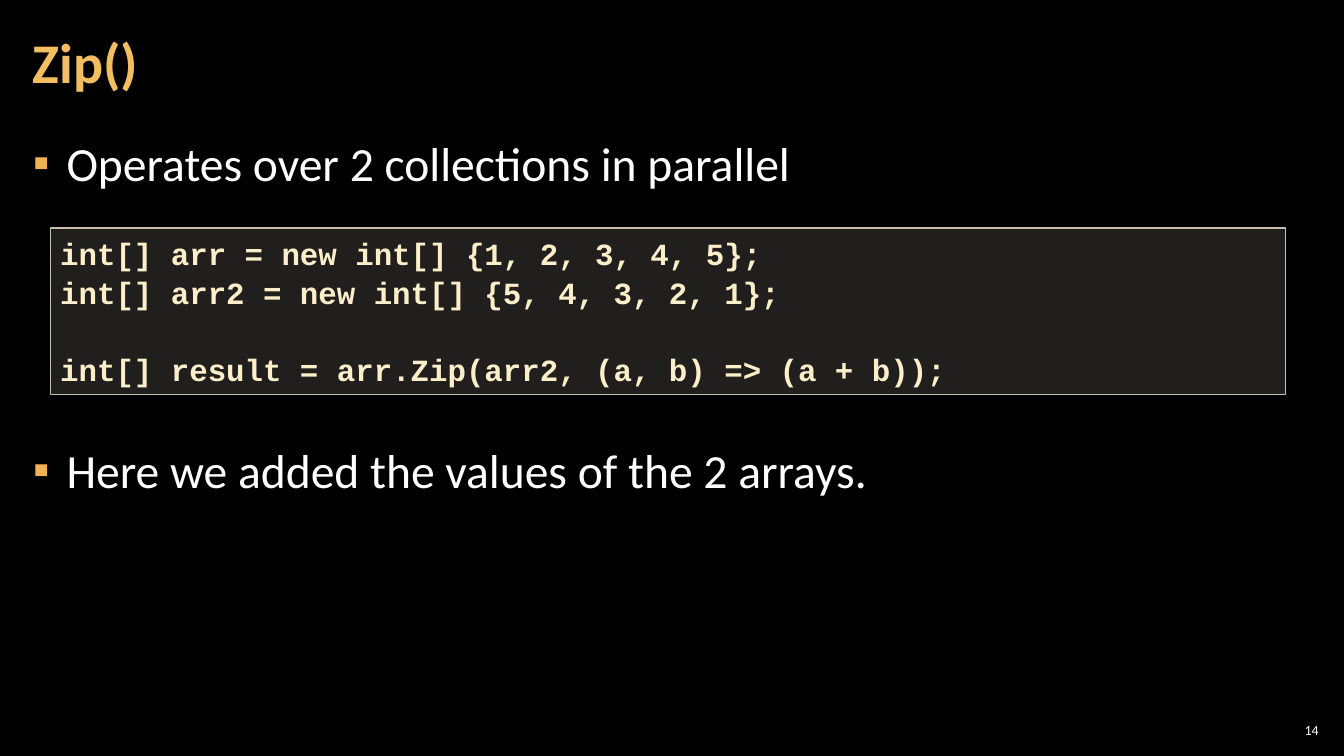
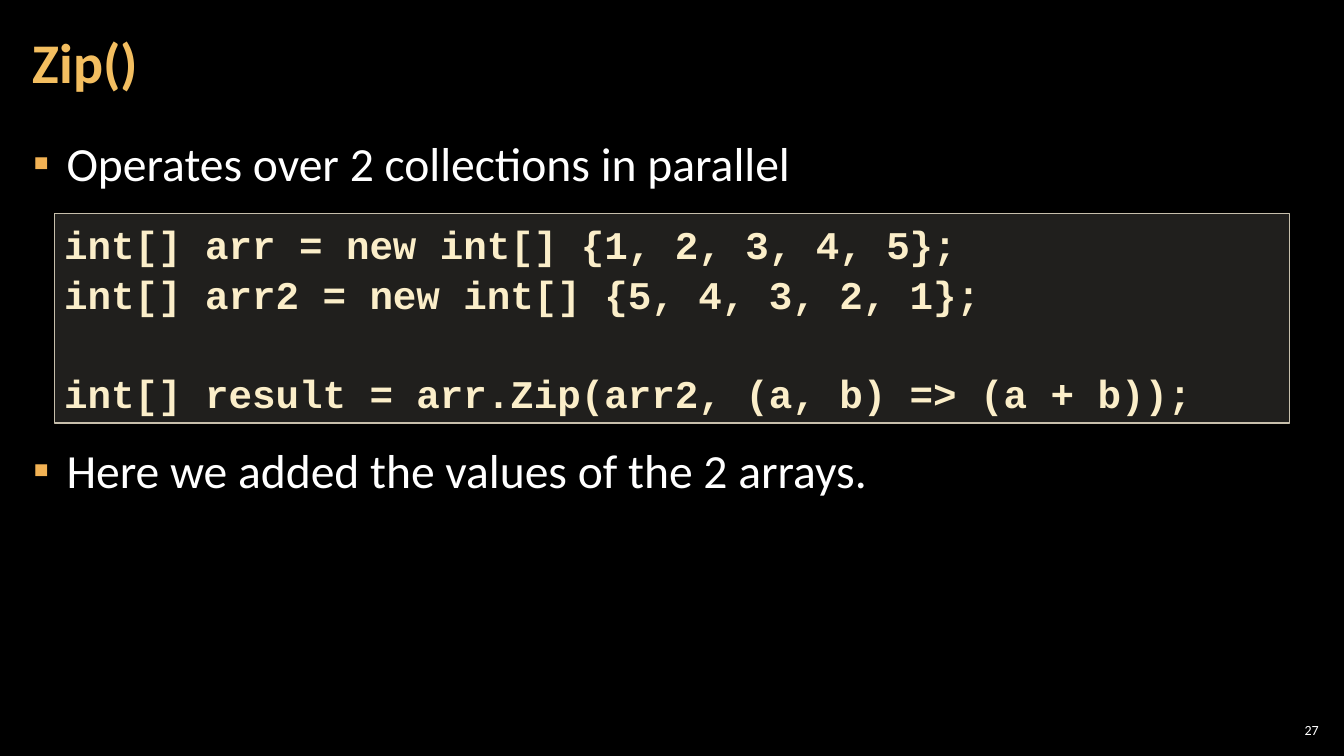
Before and after one commit to GoldenR1618/SoftUni-Exercises-and-Exams, a slide deck: slide 27 of 05.C#_Advanced/08.BUILT-IN_QUERY_METHODS_-_LINQ/08. CSharp-Advanced-LINQ.pptx (slide 14 before the commit). Drawn at 1344x756 pixels with LibreOffice and Linux fonts; fonts in the diff are those of the drawing; background and template pictures are left out. Boxes give left, top, right and bottom in pixels: in the first picture for what was removed or moved away, otherwise in the second. Text is boxed around its words. In the diff, an @@ line names an element or a change of style, - is before the commit and + after.

```diff
--- a/05.C#_Advanced/08.BUILT-IN_QUERY_METHODS_-_LINQ/08. CSharp-Advanced-LINQ.pptx
+++ b/05.C#_Advanced/08.BUILT-IN_QUERY_METHODS_-_LINQ/08. CSharp-Advanced-LINQ.pptx
@@ rectangle "int[] arr = new int[] ...": place and size @@
-rectangle "int[] arr = new int[] ..." at bbox=[50, 228, 1286, 395]
+rectangle "int[] arr = new int[] ..." at bbox=[54, 214, 1290, 423]
@@ rectangle "int[] arr = new int[] ..." at bbox=[54, 214, 1290, 423]: size 22 to 28 pt @@
@@ page number at bbox=[1305, 726, 1319, 735]: text changed @@
-14
+27
```
Also in this commit, not shown: 5 other slides changed, 16 slides added, 4 slides removed, 39 other files.
